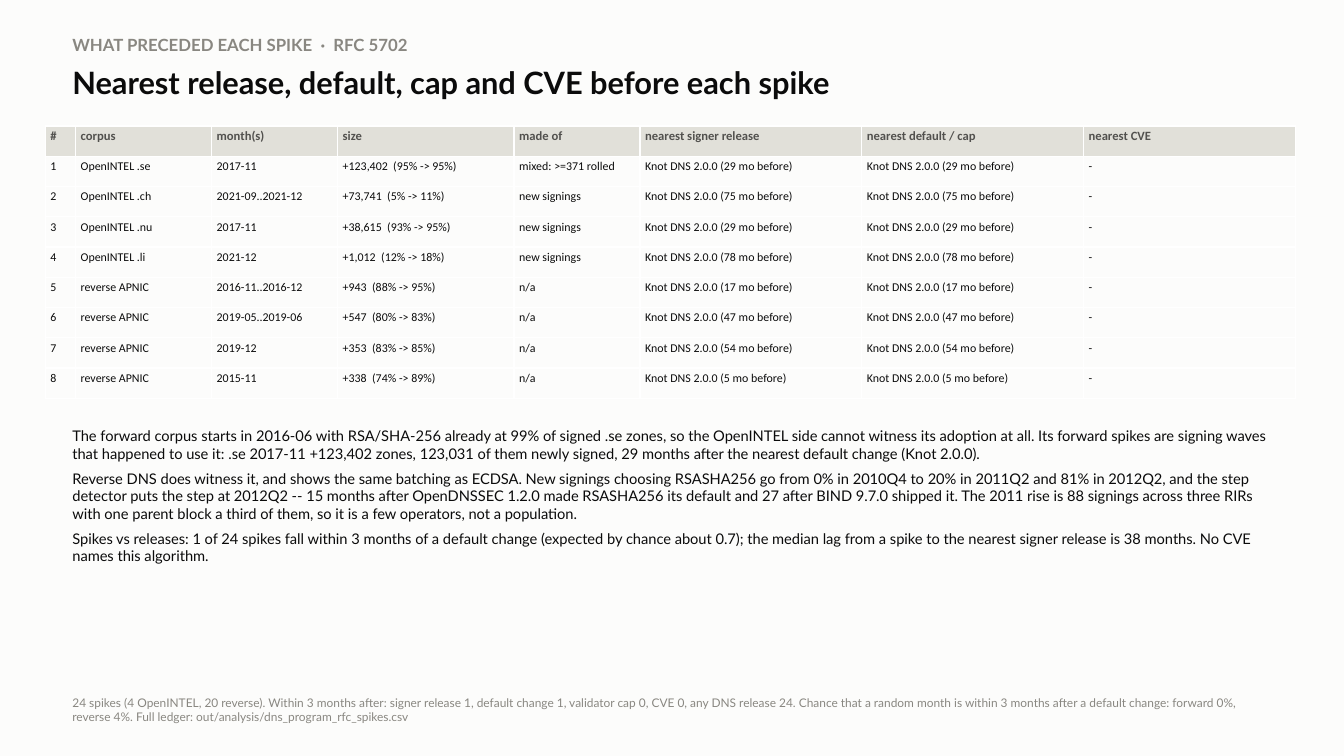
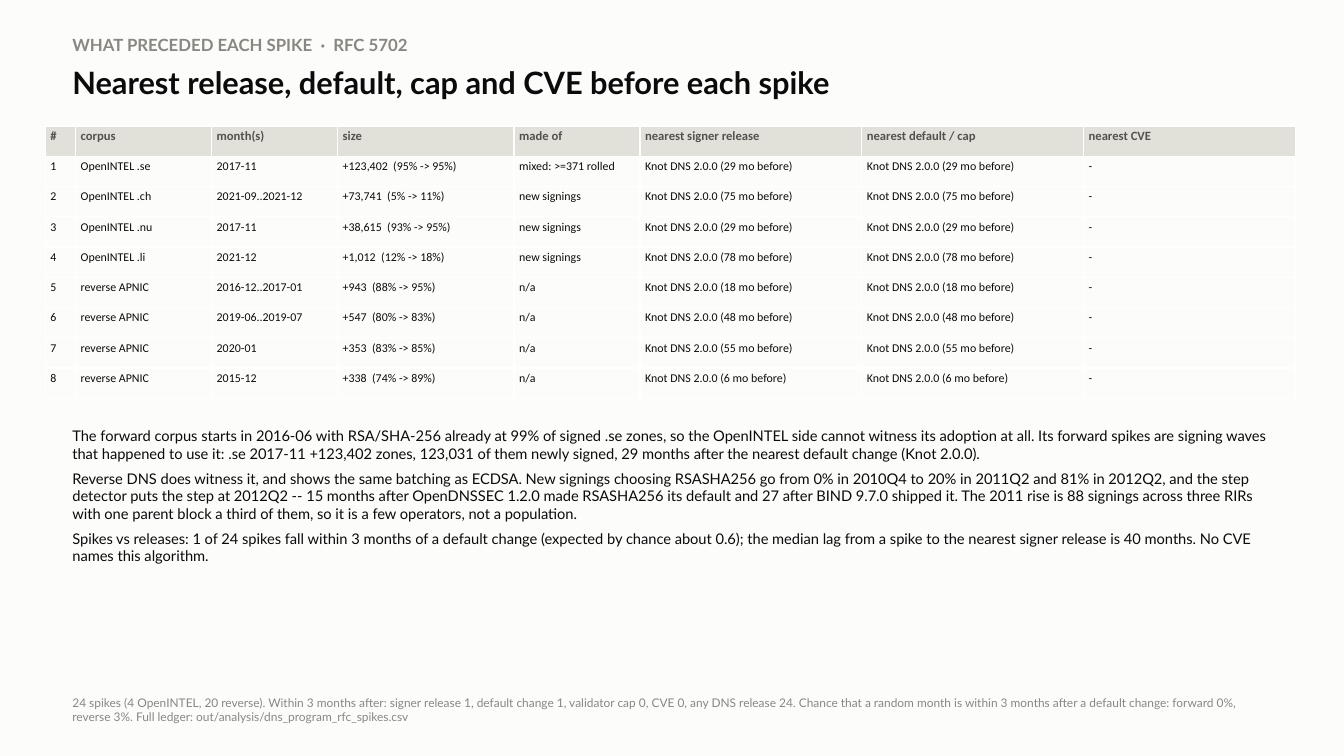
Before and after one commit to j776w781/rfc_adoption, a slide deck: slide 9 of out/analysis/dnssec_program_rfc_cases.pptx. Drawn at 1344x756 pixels with LibreOffice and Linux fonts; fonts in the diff are those of the drawing. Boxes give left, top, right and bottom in pixels: in the first picture for what was removed or moved away, otherwise in the second. Text is boxed around its words. In the diff, an @@ line names an element or a change of style, - is before the commit and + after.

```diff
--- a/out/analysis/dnssec_program_rfc_cases.pptx
+++ b/out/analysis/dnssec_program_rfc_cases.pptx
@@ table at bbox=[45, 126, 1296, 398] @@
-row 6: 5 | reverse APNIC | 2016-11..2016-12 | +943 (88% -> 95%) | n/a | Knot DNS 2.0.0 (17 mo before) | Knot DNS 2.0.0 (17 mo before) | -
+row 6: 5 | reverse APNIC | 2016-12..2017-01 | +943 (88% -> 95%) | n/a | Knot DNS 2.0.0 (18 mo before) | Knot DNS 2.0.0 (18 mo before) | -
-row 7: 6 | reverse APNIC | 2019-05..2019-06 | +547 (80% -> 83%) | n/a | Knot DNS 2.0.0 (47 mo before) | Knot DNS 2.0.0 (47 mo before) | -
+row 7: 6 | reverse APNIC | 2019-06..2019-07 | +547 (80% -> 83%) | n/a | Knot DNS 2.0.0 (48 mo before) | Knot DNS 2.0.0 (48 mo before) | -
-row 8: 7 | reverse APNIC | 2019-12 | +353 (83% -> 85%) | n/a | Knot DNS 2.0.0 (54 mo before) | Knot DNS 2.0.0 (54 mo before) | -
+row 8: 7 | reverse APNIC | 2020-01 | +353 (83% -> 85%) | n/a | Knot DNS 2.0.0 (55 mo before) | Knot DNS 2.0.0 (55 mo before) | -
-row 9: 8 | reverse APNIC | 2015-11 | +338 (74% -> 89%) | n/a | Knot DNS 2.0.0 (5 mo before) | Knot DNS 2.0.0 (5 mo before) | -
+row 9: 8 | reverse APNIC | 2015-12 | +338 (74% -> 89%) | n/a | Knot DNS 2.0.0 (6 mo before) | Knot DNS 2.0.0 (6 mo before) | -
@@ text at bbox=[72, 533, 1251, 564]: text changed @@
-Spikes vs releases: 1 of 24 spikes fall within 3 months of a default change (expected by chance about 0.7); the median lag from a spike to the nearest signer release is 38 months. No CVE names this algorithm.
+Spikes vs releases: 1 of 24 spikes fall within 3 months of a default change (expected by chance about 0.6); the median lag from a spike to the nearest signer release is 40 months. No CVE names this algorithm.
@@ text at bbox=[72, 698, 1236, 723]: text changed @@
-24 spikes (4 OpenINTEL, 20 reverse). Within 3 months after: signer release 1, default change 1, validator cap 0, CVE 0, any DNS release 24. Chance that a random month is within 3 months after a default change: forward 0%, reverse 4%. Full ledger: out/analysis/dns_program_rfc_spikes.csv
+24 spikes (4 OpenINTEL, 20 reverse). Within 3 months after: signer release 1, default change 1, validator cap 0, CVE 0, any DNS release 24. Chance that a random month is within 3 months after a default change: forward 0%, reverse 3%. Full ledger: out/analysis/dns_program_rfc_spikes.csv
```
Also in this commit, not shown: 2 other slides changed, 18 other files.
